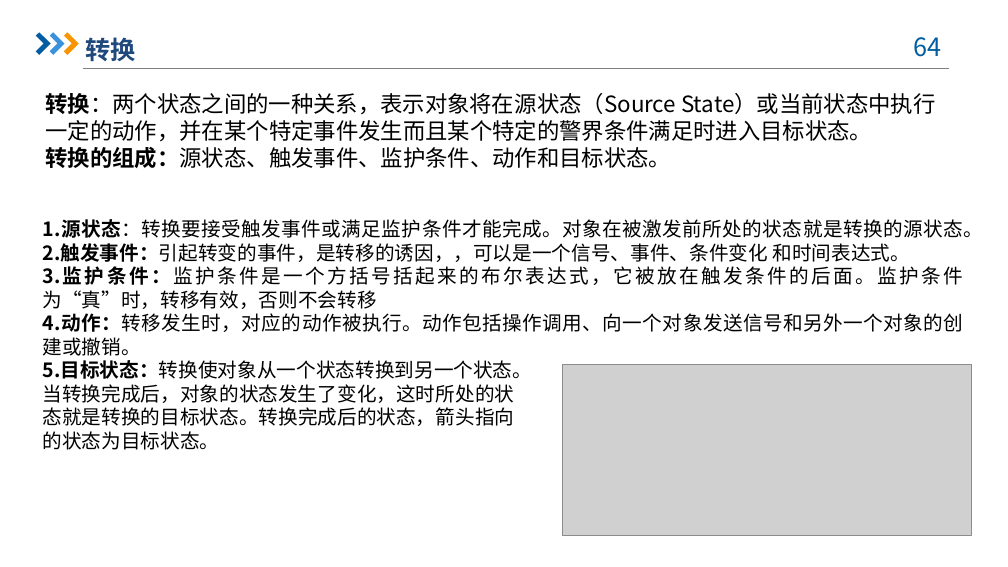
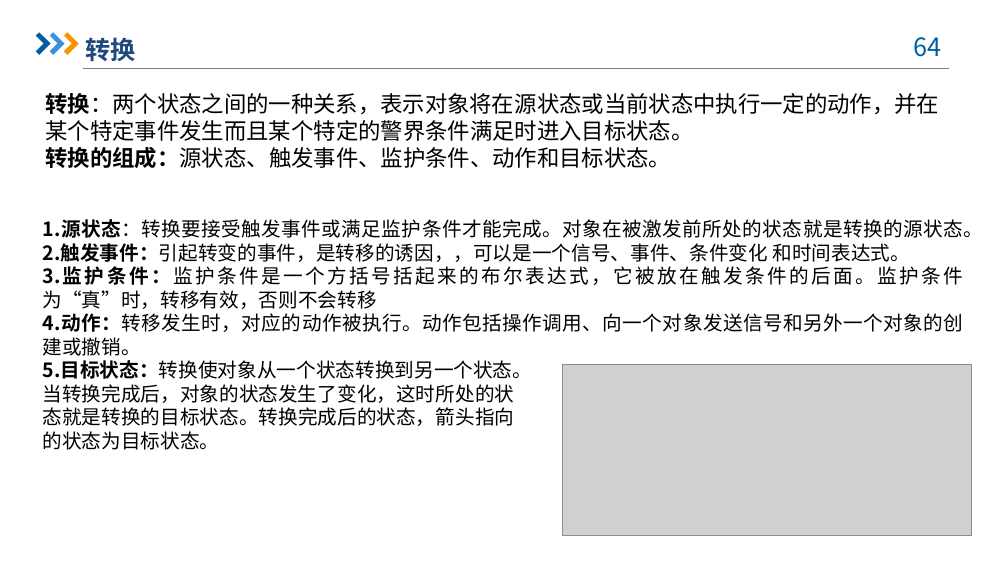
Before and after one commit to dreamtrueqaq/SRA2022-G12, a slide deck: slide 64 of 非受控文档/翻转课堂/SRA-G12-翻转课堂PPT3.pptx. Drawn at 1008x567 pixels with LibreOffice and Linux fonts; fonts in the diff are those of the drawing; grey boxes stand for pictures; background and template pictures are left out. Boxes give left, top, right and bottom in pixels: in the first picture for what was removed or moved away, otherwise in the second. Text is boxed around its words. In the diff, an @@ line names an element or a change of style, - is before the commit and + after.

```diff
--- a/非受控文档/翻转课堂/SRA-G12-翻转课堂PPT3.pptx
+++ b/非受控文档/翻转课堂/SRA-G12-翻转课堂PPT3.pptx
@@ text at bbox=[46, 93, 940, 141]: text changed @@
-转换：两个状态之间的一种关系，表示对象将在源状态（Source State）或当前状态中执行一定的动作，并在某个特定事件发生而且某个特定的警界条件满足时进入目标状态。
+转换：两个状态之间的一种关系，表示对象将在源状态或当前状态中执行一定的动作，并在某个特定事件发生而且某个特定的警界条件满足时进入目标状态。
```
Also in this commit, not shown: 14 other slides changed, 8 other files.
